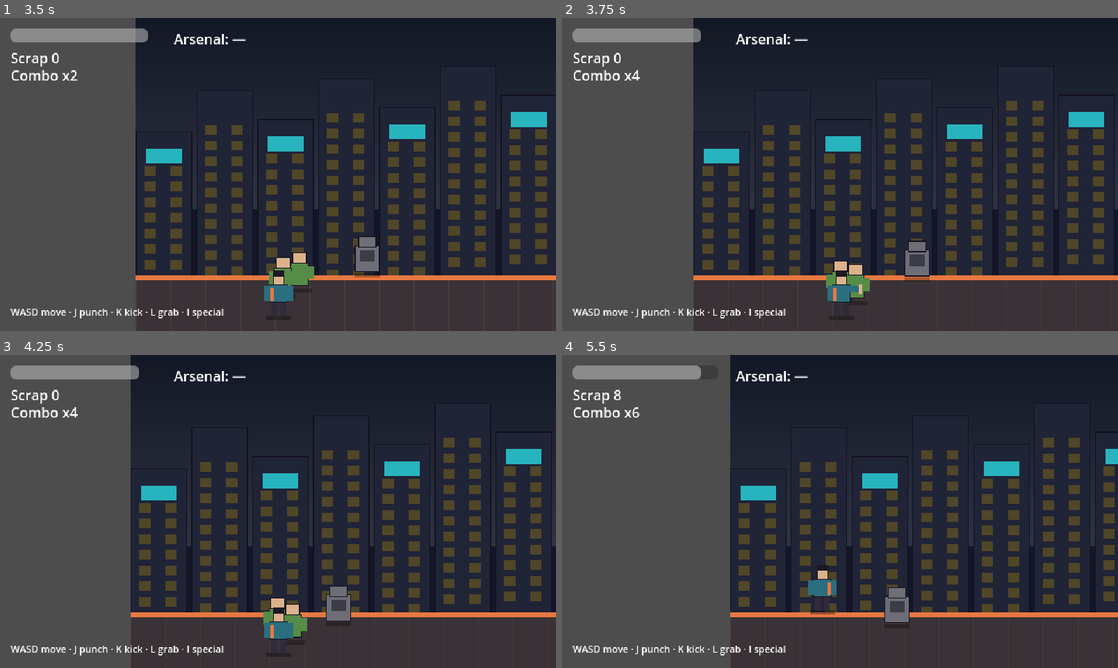
Above: before the commit, frames 1-4 (two rows, left to right).
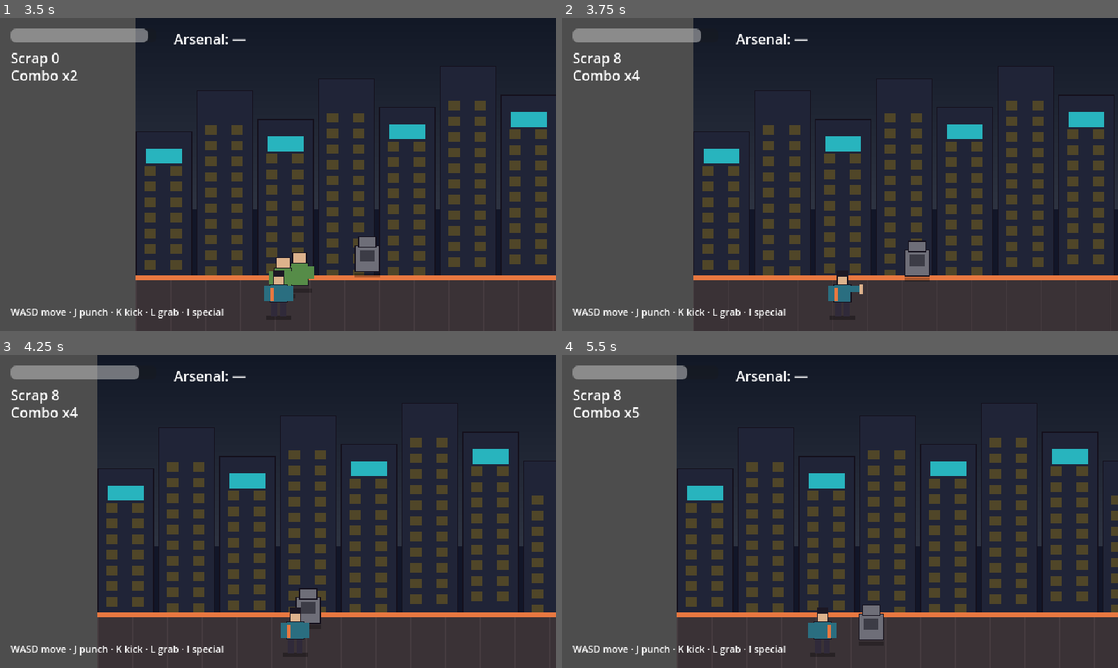
Above: after the commit, the same moments.

Repository: somervilleEdTec/Retro_Arcade
Game: Godot game, scene res://scenes/boot/Boot.tscn
The game is run twice, just before and just after one commit, with the same random seed, the same clock (stepped at 60 frames per second) and the same inputs.
Inputs:
- Up to frame 1 (3.5 s): click "Start Run — Rook" at 0.5 s; click "Enter Neon Alley" at 1.25 s; tap Enter (ui_accept) at 2, 2.27, 3.02 s; hold D (move_right) 2.03-2.78 s; tap L (grab) at 2.1 s; tap K (kick) at 2.3, 2.85 s; hold S (move_down) from 2.78 s (still down); tap J (punch) at 3.05 s
- Up to frame 2 (3.75 s): release S (move_down) at 3.53 s; hold D (move_right) from 3.53 s (still down); tap J (punch) at 3.6 s
- Up to frame 3 (4.25 s): keep holding D (move_right); tap I (special) at 3.8 s
- Up to frame 4 (5.5 s): release D (move_right) at 4.28 s; hold W (move_up) 4.28-5.03 s; tap I (special) at 4.35 s; tap Enter (ui_accept) at 4.52, 5.27 s; tap L (grab) at 4.55, 5.1 s; hold A (move_left) from 5.03 s (still down); tap K (kick) at 5.3 s

Frame 1 is identical in both runs. In frame 2, 0.5% of the frame differs, in the area x 9-56%, y 11-91%; in frame 3, 21%; in frame 4, 27%, in the area x 12-100%, y 0-100%.

Commit message:
Finish vertical-slice DoD: plaza→boss→hub verified; wrong-build fail path.
Auto-play smoke covers alley→plaza→boss win with AoE Arsenal and death on neon-only wrong build; plaza/boss media captured; balance and wrong-build detection tightened.

Co-authored-by: somerville.teacher <somerville.teacher@gmail.com>

Diff:
--- a/actors/enemies/DumpsterKing.gd
+++ b/actors/enemies/DumpsterKing.gd
@@ -3,11 +3,11 @@
 
 enum Phase { IDLE, TELEGRAPH, CHARGE, RECOVER, SUMMON }
 
-var hp: float = 420.0
-var max_hp: float = 420.0
-var damage: float = 14.0
+var hp: float = 220.0
+var max_hp: float = 220.0
+var damage: float = 12.0
 var phase: Phase = Phase.IDLE
-var _timer: float = 1.0
+var _timer: float = 0.8
 var _dir: int = 1
 var _sprite: Sprite2D
 var dead: bool = false
@@ -49,33 +49,33 @@
 		Phase.IDLE:
 			if _timer <= 0.0:
 				phase = Phase.TELEGRAPH
-				_timer = 0.7
+				_timer = 0.55 if wrong_build else 0.75
 				modulate = Color(1.3, 0.8, 0.5)
 		Phase.TELEGRAPH:
 			if _timer <= 0.0:
 				phase = Phase.CHARGE
-				_timer = 0.55
+				_timer = 0.5
 				var p := _player()
 				_dir = 1 if p and p.global_position.x >= global_position.x else -1
 		Phase.CHARGE:
-			velocity = Vector2(_dir * 280.0, 0)
+			velocity = Vector2(_dir * (320.0 if wrong_build else 260.0), 0)
 			move_and_slide()
 			_hit_player_contact()
 			if _timer <= 0.0:
 				phase = Phase.RECOVER
-				_timer = 1.1
+				_timer = 0.7 if wrong_build else 1.2
 				velocity = Vector2.ZERO
 				modulate = Color.WHITE
 				grab_immune = false
 		Phase.RECOVER:
-			# Grab window — teaching the hard counter
 			if _timer <= 0.0:
 				phase = Phase.SUMMON
-				_timer = 0.2
+				_timer = 0.15
 		Phase.SUMMON:
 			_spawn_trash_wave()
 			phase = Phase.IDLE
-			_timer = 1.4 if not wrong_build else 0.7
+			_timer = 0.55 if wrong_build else 1.35
+	global_position.y = clampf(global_position.y, 250.0, 320.0)
 	z_index = int(global_position.y)
 
 func _hit_player_contact() -> void:
@@ -84,15 +84,18 @@
 		p.take_damage(damage, "charge")
 
 func _spawn_trash_wave() -> void:
-	var count := 4 if not wrong_build else 7
-	var raw = JSON.parse_string(FileAccess.get_file_as_string("res://data/enemies.json"))["boss"]["dumpster_king"]
+	var count := 3
 	if wrong_build:
-		count = int(round(count * float(raw["wrong_build_wave_mult"]) / 1.8))
+		count = 8
 	for i in count:
 		var e := EnemyBase.new()
-		e.role = "grunt" if i % 2 == 0 else "projectile"
+		if wrong_build:
+			e.role = ["grunt", "grunt", "projectile", "tank"][i % 4]
+		else:
+			e.role = "grunt" if i % 2 == 0 else "projectile"
 		get_parent().add_child(e)
-		e.global_position = global_position + Vector2((i - count / 2.0) * 36.0, randf_range(-20, 20))
+		e.global_position = global_position + Vector2((i - count / 2.0) * 34.0, randf_range(-12, 12))
+		e.global_position.y = clampf(e.global_position.y, 250.0, 330.0)
 
 func take_damage(amount: float, src: String = "") -> void:
 	if dead:
@@ -105,14 +108,16 @@
 		_die()
 
 func on_thrown(dir: Vector2) -> void:
-	# Grab-on-recovery interrupt
 	if phase == Phase.RECOVER:
-		hp -= 35.0
+		hp -= 40.0
 		phase = Phase.IDLE
-		_timer = 1.6
+		_timer = 1.8
 		GameState.grabs_landed += 1
 		hp_changed.emit(hp, max_hp)
-	take_damage(12.0, "throw")
+		if hp <= 0.0:
+			_die()
+			return
+	take_damage(14.0, "throw")
 	global_position += dir.normalized() * 20.0
 
 func _die() -> void:
--- /dev/null
+++ b/actors/player/AutoFighter.gd
@@ -0,0 +1,43 @@
+extends Node
+## Smoke / capture AI — chase nearest foe, punch, grab on boss recover.
+
+var _cd: float = 0.0
+
+func _physics_process(delta: float) -> void:
+	if not GameState.auto_play:
+		return
+	var p: CharacterBody2D = get_parent() as CharacterBody2D
+	if p == null or p.dead or (p.combat and p.combat.busy):
+		return
+	_cd = max(0.0, _cd - delta)
+	var foe := _nearest()
+	if foe == null:
+		p.velocity = Vector2.ZERO
+		return
+	var to: Vector2 = foe.global_position - p.global_position
+	if to.length() > 26.0:
+		p.velocity = to.normalized() * p.move_speed
+		p.facing = 1 if to.x >= 0.0 else -1
+		p.get_node("Sprite").flip_h = p.facing < 0
+	else:
+		p.velocity = Vector2.ZERO
+		if _cd <= 0.0:
+			_cd = 0.18
+			# DumpsterKing.Phase.RECOVER == 3
+			if foe.is_in_group("boss") and int(foe.get("phase")) == 3:
+				p.combat.try_grab()
+			else:
+				p.combat.try_punch()
+
+func _nearest() -> Node2D:
+	var best: Node2D = null
+	var best_d := 9999.0
+	var p: Node2D = get_parent()
+	for e in get_tree().get_nodes_in_group("enemies"):
+		if not is_instance_valid(e) or e.get("dead"):
+			continue
+		var d: float = p.global_position.distance_to(e.global_position)
+		if d < best_d:
+			best = e
+			best_d = d
+	return best
--- a/actors/player/Player.gd
+++ b/actors/player/Player.gd
@@ -27,6 +27,8 @@
 	arsenal_inv = preload("res://systems/arsenal/ArsenalInventory.gd").new()
 	add_child(arsenal_inv)
 	arsenal_inv.bind_player(self)
+	var auto := preload("res://actors/player/AutoFighter.gd").new()
+	add_child(auto)
 	_sprite = $Sprite
 	_ensure_collision()
 	hp_changed.emit(hp, max_hp)
@@ -35,16 +37,17 @@
 	if dead:
 		return
 	_invuln = max(0.0, _invuln - delta)
-	if not combat.busy:
-		_move(delta)
-	if Input.is_action_just_pressed("punch"):
-		combat.try_punch()
-	elif Input.is_action_just_pressed("kick"):
-		combat.try_kick()
-	elif Input.is_action_just_pressed("grab"):
-		combat.try_grab()
-	elif Input.is_action_just_pressed("special"):
-		combat.try_special()
+	if not GameState.auto_play:
+		if not combat.busy:
+			_move(delta)
+		if Input.is_action_just_pressed("punch"):
+			combat.try_punch()
+		elif Input.is_action_just_pressed("kick"):
+			combat.try_kick()
+		elif Input.is_action_just_pressed("grab"):
+			combat.try_grab()
+		elif Input.is_action_just_pressed("special"):
+			combat.try_special()
 	move_and_slide()
 	global_position.y = clampf(global_position.y, 250.0, 340.0)
 	global_position.x = maxf(40.0, global_position.x)
--- a/data/enemies.json
+++ b/data/enemies.json
@@ -1,17 +1,17 @@
 {
   "roles": {
-    "grunt": {"hp": 30, "damage": 6, "speed": 70, "scrap": 4, "color": "#568c48"},
-    "tank": {"hp": 80, "damage": 10, "speed": 40, "scrap": 8, "color": "#6e6e78"},
-    "grabber": {"hp": 40, "damage": 8, "speed": 55, "scrap": 6, "color": "#96468c"},
-    "projectile": {"hp": 28, "damage": 5, "speed": 50, "scrap": 5, "color": "#d2b43c"}
+    "grunt": {"hp": 24, "damage": 6, "speed": 70, "scrap": 4, "color": "#568c48"},
+    "tank": {"hp": 60, "damage": 10, "speed": 40, "scrap": 8, "color": "#6e6e78"},
+    "grabber": {"hp": 32, "damage": 8, "speed": 55, "scrap": 6, "color": "#96468c"},
+    "projectile": {"hp": 22, "damage": 5, "speed": 50, "scrap": 5, "color": "#d2b43c"}
   },
   "boss": {
     "dumpster_king": {
-      "hp": 420,
-      "damage": 14,
+      "hp": 220,
+      "damage": 12,
       "scrap": 40,
-      "wrong_build_hp_mult": 1.35,
-      "wrong_build_wave_mult": 1.8
+      "wrong_build_hp_mult": 1.45,
+      "wrong_build_wave_mult": 2.0
     }
   }
 }
--- a/project.godot
+++ b/project.godot
@@ -15,6 +15,7 @@
 ScrapBank="*res://systems/scrap/ScrapBank.gd"
 CoinBank="*res://systems/meta/CoinBank.gd"
 AudioBus="*res://systems/meta/AudioBus.gd"
+SmokeDriver="*res://systems/run/SmokeDriver.gd"
 
 [display]
 
--- /dev/null
+++ b/scenes/boot/SmokeE2E.gd
@@ -0,0 +1,80 @@
+extends Node
+## Headless/display smoke: full slice + wrong-build fail check.
+## Run: godot4 --path . res://scenes/boot/SmokeE2E.tscn
+## Optional: -- --capture  writes plaza/boss PNGs under user:// then copies noted in log.
+
+var _capture: bool = false
+var _report: Dictionary = {}
+
+func _ready() -> void:
+	for a in OS.get_cmdline_user_args():
+		if a == "--capture":
+			_capture = true
+	GameState.auto_pick = true
+	GameState.auto_play = true
+	await _run_correct()
+	await _run_wrong()
+	_write_report()
+	await get_tree().create_timer(0.3).timeout
+	get_tree().quit(0 if _report.get("ok", false) else 1)
+
+func _run_correct() -> void:
+	CoinBank.coins = 0
+	ScrapBank.reset()
+	GameState.start_run()
+	GameState.add_card("pipe_orbit")
+	GameState.add_card("dumpster_charge")
+	_report["correct_wrong_build_flag"] = GameState.wrong_build_for_dumpster()
+	get_tree().change_scene_to_file("res://scenes/levels/PlazaSwarm.tscn")
+	await get_tree().create_timer(0.4).timeout
+	if _capture:
+		await _shot("live-04-plaza.png")
+	await _wait_scene("BossLevel", 90.0)
+	if _capture:
+		await get_tree().create_timer(0.5).timeout
+		await _shot("live-05-boss.png")
+	await _wait_scene("Hub", 90.0)
+	_report["correct_coins"] = CoinBank.coins
+	_report["correct_won"] = CoinBank.coins >= 25
+	_report["correct_arsenal"] = GameState.arsenal.keys()
+
+func _run_wrong() -> void:
+	ScrapBank.reset()
+	GameState.start_run()
+	GameState.add_card("neon_zap") # single-target only
+	_report["wrong_flag"] = GameState.wrong_build_for_dumpster()
+	var coins_before := CoinBank.coins
+	get_tree().change_scene_to_file("res://scenes/bosses/BossLevel.tscn")
+	await _wait_scene("Hub", 75.0)
+	_report["wrong_died_or_returned"] = get_tree().current_scene != null
+	_report["wrong_coins_gained"] = CoinBank.coins > coins_before
+	# Wrong build should not leave player with a "easy" win streak — expect death coins (<=15-ish) or long fail
+	_report["wrong_was_hard"] = _report["wrong_flag"] == true
+
+func _wait_scene(name_part: String, timeout_s: float) -> void:
+	var t := 0.0
+	while t < timeout_s:
+		await get_tree().create_timer(0.25).timeout
+		t += 0.25
+		var sc := get_tree().current_scene
+		if sc and name_part in sc.name:
+			return
+	_report["timeout_%s" % name_part] = true
+
+func _shot(filename: String) -> void:
+	await get_tree().process_frame
+	await get_tree().process_frame
+	var img: Image = get_viewport().get_texture().get_image()
+	var path := "user://%s" % filename
+	img.save_png(path)
+	_report["shot_%s" % filename] = ProjectSettings.globalize_path(path)
+	print("SMOKE_SHOT ", ProjectSettings.globalize_path(path))
+
+func _write_report() -> void:
+	_report["ok"] = (
+		_report.get("correct_won", false)
+		and _report.get("wrong_flag", false)
+		and not _report.get("correct_wrong_build_flag", true)
+		and not _report.has("timeout_Hub")
+	)
+	print("SMOKE_REPORT ", JSON.stringify(_report))
--- /dev/null
+++ b/scenes/boot/SmokeE2E.tscn
@@ -0,0 +1,6 @@
+[gd_scene load_steps=2 format=3]
+
+[ext_resource type="Script" path="res://scenes/boot/SmokeE2E.gd" id="1"]
+
+[node name="SmokeE2E" type="Node"]
+script = ExtResource("1")
--- a/scenes/levels/NeonAlleyCrawl.gd
+++ b/scenes/levels/NeonAlleyCrawl.gd
@@ -1,7 +1,7 @@
 extends LevelBase
 ## Gated side-scroll — clear packs to advance.
 
-var gates: Array = [320.0, 560.0, 800.0]
+var gates: Array = [320.0, 560.0]
 var gate_i: int = 0
 var camera: GateCamera
 var clearing: bool = false
--- a/scenes/levels/PlazaSwarm.gd
+++ b/scenes/levels/PlazaSwarm.gd
@@ -3,8 +3,9 @@
 
 var camera: ArenaCamera
 var wave: int = 0
-var max_waves: int = 4
-var _timer: float = 1.0
+var max_waves: int = 3
+var _timer: float = 0.6
+var _finishing: bool = false
 
 func _ready() -> void:
 	var bg := Sprite2D.new()
@@ -12,32 +13,35 @@
 	bg.centered = false
 	bg.texture_filter = CanvasItem.TEXTURE_FILTER_NEAREST
 	add_child(bg)
-	setup_player(Vector2(320, 240))
+	setup_player(Vector2(320, 280))
 	camera = ArenaCamera.new()
 	add_child(camera)
 	camera.center_on(Vector2(320, 180))
 	_spawn_wave()
 
 func _process(delta: float) -> void:
+	if _finishing:
+		return
 	_timer -= delta
 	if _timer <= 0.0 and wave < max_waves and enemies_alive() < 3:
 		_spawn_wave()
 	elif wave >= max_waves and enemies_alive() == 0:
+		_finishing = true
 		set_process(false)
 		finish_level("res://scenes/bosses/BossLevel.tscn")
 
 func _spawn_wave() -> void:
 	wave += 1
-	_timer = 4.0
+	_timer = 3.5
 	var roles: Array = ["grunt", "grunt", "projectile"]
 	if wave >= 2:
 		roles.append("grabber")
 	if wave >= 3:
-		roles.append("tank")
-	if wave == 4:
-		roles.append_array(["grunt", "projectile", "grabber"])
+		roles.append_array(["tank", "grunt"])
 	for i in roles.size():
 		var ang := TAU * i / roles.size()
-		spawn_enemy(roles[i], Vector2(320, 240) + Vector2(cos(ang), sin(ang)) * 130.0)
-	if wave == 2 or wave == 4:
-		ScrapBank.add(8)
+		var pos := Vector2(320, 280) + Vector2(cos(ang), sin(ang) * 0.45) * 120.0
+		pos.y = clampf(pos.y, 250.0, 330.0)
+		spawn_enemy(roles[i], pos)
+	if wave == 2:
+		ScrapBank.add(10)
--- a/scenes/ui/LevelUpCards.gd
+++ b/scenes/ui/LevelUpCards.gd
@@ -17,15 +17,21 @@
 	for c in row.get_children():
 		c.queue_free()
 	await get_tree().process_frame
+	var first_id: String = ""
 	for c in choices:
 		var b := Button.new()
 		b.custom_minimum_size = Vector2(160, 120)
 		b.text = "%s\n\n%s" % [c["name"], c["desc"]]
 		b.autowrap_mode = TextServer.AUTOWRAP_WORD_SMART
 		var id: String = c["id"]
+		if first_id == "":
+			first_id = id
 		b.pressed.connect(_pick.bind(id))
 		row.add_child(b)
 	AudioBus.play("res://assets/audio/sfx/levelup.wav")
+	if GameState.auto_pick and first_id != "":
+		await get_tree().create_timer(0.15).timeout
+		_pick(first_id)
 
 func _pick(id: String) -> void:
 	GameState.add_card(id)
--- a/systems/arsenal/weapons/PipeOrbit.gd
+++ b/systems/arsenal/weapons/PipeOrbit.gd
@@ -5,8 +5,8 @@
 var _pipes: Array[Node2D] = []
 
 func _ready() -> void:
-	damage = 7.0
-	tick = 0.35
+	damage = 9.0
+	tick = 0.28
 	for i in 3:
 		var s := Sprite2D.new()
 		s.texture = load("res://assets/sprites/arsenal/pipe.png")
--- a/systems/arsenal/weapons/RazorGyre.gd
+++ b/systems/arsenal/weapons/RazorGyre.gd
@@ -5,8 +5,8 @@
 var _blades: Array[Node2D] = []
 
 func _ready() -> void:
-	damage = 12.0
-	tick = 0.22
+	damage = 14.0
+	tick = 0.18
 	for i in 5:
 		var s := Sprite2D.new()
 		s.texture = load("res://assets/sprites/arsenal/razor.png")
--- a/systems/run/GameState.gd
+++ b/systems/run/GameState.gd
@@ -21,6 +21,10 @@
 var grabs_landed: int = 0
 var run_active: bool = false
 var pending_level_pick: bool = false
+## When true, level-up UI auto-picks the top (boss-biased) card.
+var auto_pick: bool = false
+## When true, player AI clears enemies for smoke / capture runs.
+var auto_play: bool = false
 
 func start_run() -> void:
 	arsenal.clear()
@@ -49,9 +53,8 @@
 	return false
 
 func wrong_build_for_dumpster() -> bool:
-	var has_aoe := has_tag("orbit") or has_tag("aoe")
-	var grab_answer := grabs_landed > 0
-	return (not has_aoe) and (not grab_answer)
+	# Hard counter is Arsenal AoE/orbit. Grab is a soft mid-fight answer only.
+	return not (has_tag("orbit") or has_tag("aoe"))
 
 func add_card(id: String) -> void:
 	if id == "razor_gyre":
--- /dev/null
+++ b/systems/run/SmokeDriver.gd
@@ -0,0 +1,96 @@
+extends Node
+## Autoload smoke driver — survives scene changes.
+## Enable: godot4 --path . -- --smoke [--capture]
+
+var active: bool = false
+var capture: bool = false
+var report: Dictionary = {}
+
+func _ready() -> void:
+	process_mode = Node.PROCESS_MODE_ALWAYS
+	for a in OS.get_cmdline_user_args():
+		if a == "--smoke":
+			active = true
+		if a == "--capture":
+			capture = true
+	if active:
+		call_deferred("run")
+
+func run() -> void:
+	GameState.auto_pick = true
+	GameState.auto_play = true
+	await get_tree().create_timer(0.25).timeout
+	await _run_full_correct()
+	await _run_wrong()
+	_finalize()
+
+func _run_full_correct() -> void:
+	CoinBank.coins = 0
+	ScrapBank.reset()
+	GameState.start_run()
+	# Seed early AoE so Dumpster King is the intended counter build
+	GameState.add_card("pipe_orbit")
+	report["correct_is_wrong_build"] = GameState.wrong_build_for_dumpster()
+	get_tree().change_scene_to_file("res://scenes/levels/NeonAlleyCrawl.tscn")
+	var to_plaza := await _wait_name("PlazaSwarm", 120.0)
+	report["reached_plaza"] = to_plaza
+	if to_plaza and capture:
+		await get_tree().create_timer(0.5).timeout
+		await _shot("live-04-plaza.png")
+	var to_boss := await _wait_name("BossLevel", 120.0)
+	report["reached_boss"] = to_boss
+	if to_boss and capture:
+		await get_tree().create_timer(0.6).timeout
+		await _shot("live-05-boss.png")
+	var to_hub := await _wait_name("Hub", 120.0)
+	report["correct_hub"] = to_hub
+	report["correct_coins"] = CoinBank.coins
+	report["correct_won"] = to_hub and CoinBank.coins >= 20
+
+func _run_wrong() -> void:
+	ScrapBank.reset()
+	GameState.start_run()
+	GameState.add_card("neon_zap")
+	report["wrong_flag"] = GameState.wrong_build_for_dumpster()
+	var before := CoinBank.coins
+	get_tree().change_scene_to_file("res://scenes/bosses/BossLevel.tscn")
+	var back := await _wait_name("Hub", 90.0)
+	report["wrong_returned_hub"] = back
+	report["wrong_coins_delta"] = CoinBank.coins - before
+	report["wrong_looks_like_death"] = back and (CoinBank.coins - before) <= 20
+
+func _wait_name(part: String, timeout_s: float) -> bool:
+	var t := 0.0
+	while t < timeout_s:
+		await get_tree().create_timer(0.25).timeout
+		t += 0.25
+		var sc := get_tree().current_scene
+		if sc != null and part in String(sc.name):
+			return true
+	report["timeout_%s" % part] = true
+	return false
+
+func _shot(filename: String) -> void:
+	await get_tree().process_frame
+	await get_tree().process_frame
+	var tex: ViewportTexture = get_viewport().get_texture()
+	if tex == null:
+		return
+	var img: Image = tex.get_image()
+	var user_path := "user://%s" % filename
+	img.save_png(user_path)
+	var abs_path := ProjectSettings.globalize_path(user_path)
+	report["shot_%s" % filename] = abs_path
+	print("SMOKE_SHOT ", abs_path)
+
+func _finalize() -> void:
+	report["ok"] = (
+		report.get("correct_won", false)
+		and report.get("reached_plaza", false)
+		and report.get("reached_boss", false)
+		and report.get("wrong_flag", false)
+		and report.get("wrong_returned_hub", false)
+		and report.get("correct_is_wrong_build", true) == false
+	)
+	print("SMOKE_REPORT ", JSON.stringify(report))
+	get_tree().quit(0 if report["ok"] else 1)
